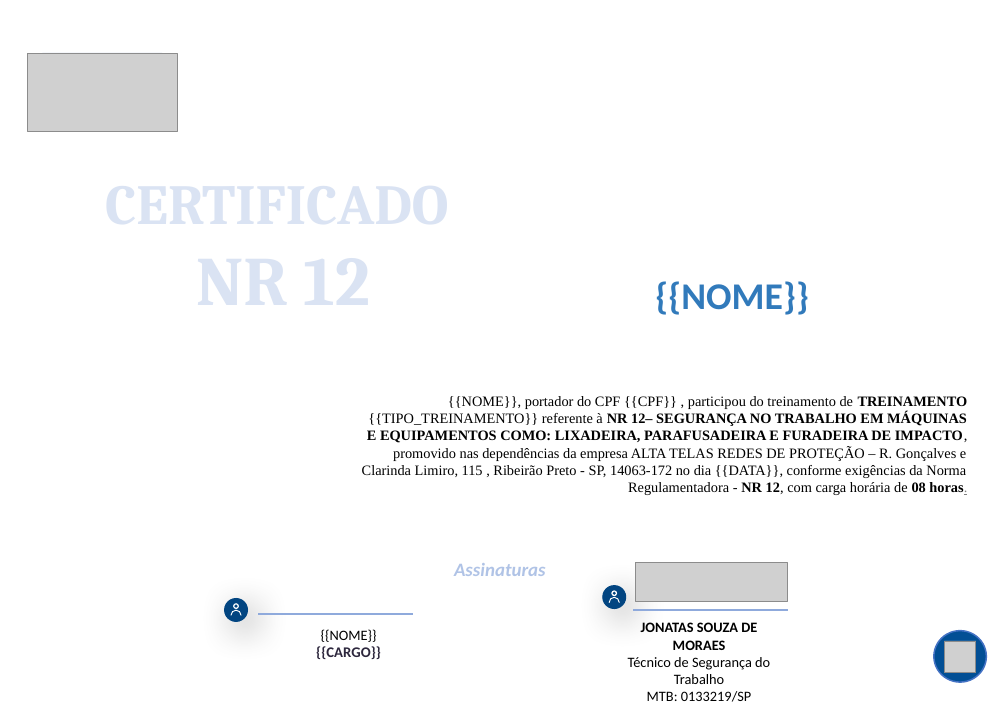
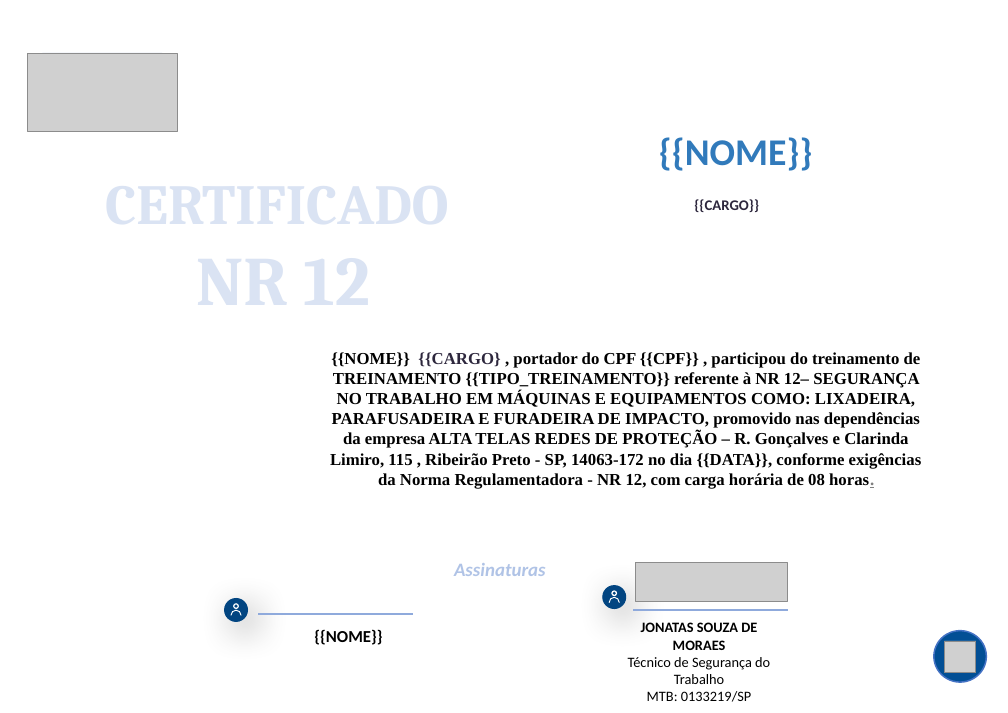
Before and after one commit to LevitaSofia/appcertificadosnrs, a slide deck: slide 1 of modelos_nr/NR12_modelo.pptx. Drawn at 1008x713 pixels with LibreOffice and Linux fonts; fonts in the diff are those of the drawing; grey boxes stand for pictures; background and template pictures are left out. Boxes give left, top, right and bottom in pixels: in the first picture for what was removed or moved away, otherwise in the second. Text is boxed around its words. In the diff, an @@ line names an element or a change of style, - is before the commit and + after.

Commit message:
feat: Refatora estrutura de treinamentos e certificados
- Reestrutura a Central de Treinamentos para agrupar por NR.
- Corrige a exibição de datas e a passagem de variáveis para JavaScript nos templates.
- Adiciona script para atualização em lote de funcionários.
- Melhora a geração de certificados, com correções de bugs e preparação para download em lote.

```diff
--- a/modelos_nr/NR12_modelo.pptx
+++ b/modelos_nr/NR12_modelo.pptx
@@ text "{{NOME}}": place and size @@
-text "{{NOME}}" at [655, 281, 809, 315]
+text "{{NOME}}" at [659, 137, 813, 171]
@@ text added at [694, 199, 759, 212], 12.3 pt, text #2D273D, bold @@
+{{CARGO}}
@@ text at [330, 352, 922, 489]: text changed; size 12 to 14 pt; bold on @@
-{{NOME}}, portador do CPF {{CPF}} , participou do treinamento de TREINAMENTO {{TIPO_TREINAMENTO}} referente à NR 12– SEGURANÇA NO TRABALHO EM MÁQUINAS E EQUIPAMENTOS COMO: LIXADEIRA, PARAFUSADEIRA E FURADEIRA DE IMPACTO, promovido nas dependências da empresa ALTA TELAS REDES DE PROTEÇÃO – R. Gonçalves e Clarinda Limiro, 115 , Ribeirão Preto - SP, 14063-172 no dia {{DATA}}, conforme exigências da Norma Regulamentadora - NR 12, com carga horária de 08 horas.
+{{NOME}} {{CARGO} , portador do CPF {{CPF}} , participou do treinamento de TREINAMENTO {{TIPO_TREINAMENTO}} referente à NR 12– SEGURANÇA NO TRABALHO EM MÁQUINAS E EQUIPAMENTOS COMO: LIXADEIRA, PARAFUSADEIRA E FURADEIRA DE IMPACTO, promovido nas dependências da empresa ALTA TELAS REDES DE PROTEÇÃO – R. Gonçalves e Clarinda Limiro, 115 , Ribeirão Preto - SP, 14063-172 no dia {{DATA}}, conforme exigências da Norma Regulamentadora - NR 12, com carga horária de 08 horas.
@@ text "{{NOME}}" at [314, 629, 382, 645]: size 12 to 14 pt, bold on @@
@@ text at [316, 646, 381, 659]: paragraph removed @@
-{{CARGO}}
```
Also in this commit, not shown: 28 other files.
